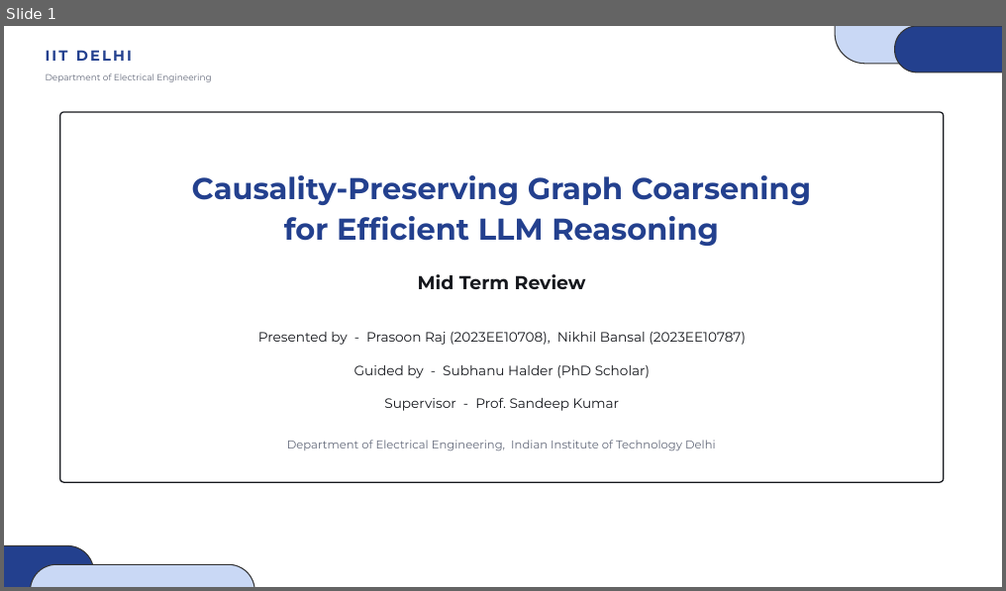
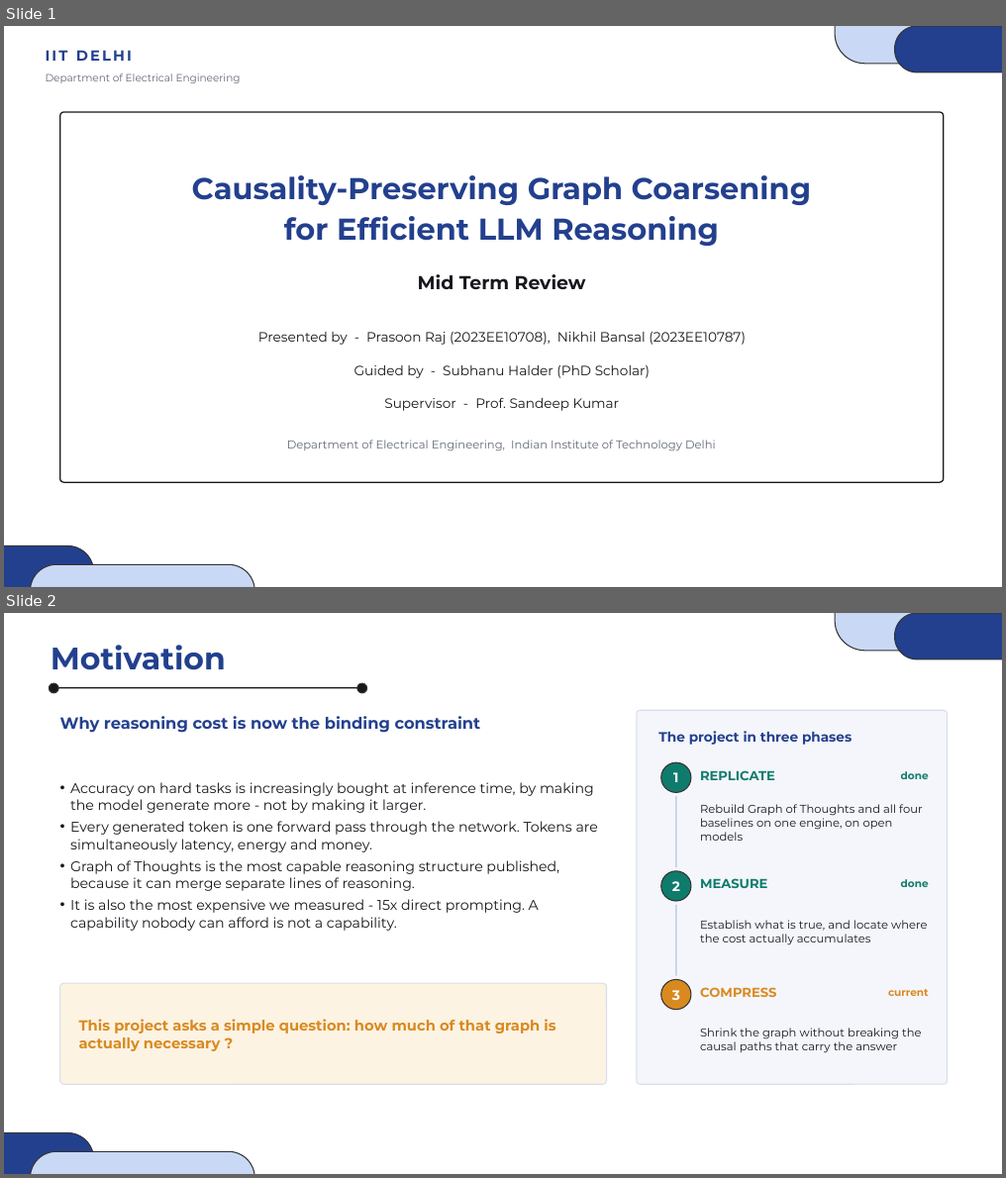
Before and after one commit to TREX4096/Graph_of_Thought, a slide deck: docs/Graph_of_Thoughts_BTP.pptx. Shown one above the other, each under a label of ours: slide 1 before the commit, slides 1 and 2 after it. The pictures are 1006x591 and 1006x1178 pixels, drawn with LibreOffice and Linux fonts; fonts in the diff are those of the drawing. Boxes give left, top, right and bottom in pixels: in the first picture for what was removed or moved away, otherwise in the second. Text is boxed around its words. In the diff, an @@ line names an element or a change of style, - is before the commit and + after.

```diff
--- a/docs/Graph_of_Thoughts_BTP.pptx
+++ b/docs/Graph_of_Thoughts_BTP.pptx
@@ slide 2 added at [4, 613, 1002, 1174], background #FFFFFF @@
@@ rounded rectangle added at [835, 613, 1002, 651], fill #C9D8F5, outline #333333 1 pt @@
@@ rounded rectangle added at [895, 613, 1002, 660], fill #23408E, outline #333333 1 pt @@
@@ text added at [51, 645, 226, 670], 30 pt, text #23408E, bold @@
+Motivation
@@ ellipse added at [49, 683, 58, 693], fill #16181D, outline #333333 1 pt @@
@@ line added from (54, 688) to (361, 688), #16181D 1.6 pt @@
@@ ellipse added at [357, 683, 367, 693], fill #16181D, outline #333333 1 pt @@
@@ text added at [60, 716, 481, 733], 15.5 pt, text #23408E, bold @@
+Why reasoning cost is now the binding constraint
@@ rounded rectangle added at [637, 710, 947, 1084], fill #F4F6FB, outline #D8DEEC 1 pt @@
@@ text added at [658, 731, 851, 745], 13 pt, text #23408E, bold @@
+The project in three phases
@@ text added at [70, 782, 598, 931], 13.5 pt, text #16181D @@
+• Accuracy on hard tasks is increasingly bought at inference time, by making the model generate more - not by making it larger.
+• Every generated token is one forward pass through the network. Tokens are simultaneously latency, energy and money.
+• Graph of Thoughts is the most capable reasoning structure published, because it can merge separate lines of reasoning.
+• It is also the most expensive we measured - 15x direct prompting. A capability nobody can afford is not a capability.
@@ ellipse added at [661, 762, 691, 792], fill #0F7B6C, outline #333333 1 pt @@
@@ text added at [673, 772, 678, 782], 13 pt, text #FFFFFF, bold @@
+1
@@ text added at [700, 770, 775, 780], 12.5 pt, text #0F7B6C, bold @@
+REPLICATE
@@ text added at [901, 771, 929, 779], 10 pt, text #0F7B6C, bold @@
+done
@@ line added from (676, 796) to (676, 867), #C6CEE2 1.4 pt @@
@@ text added at [700, 804, 923, 841], 11 pt, text #16181D @@
+Rebuild Graph of Thoughts and all four baselines on one engine, on open models
@@ ellipse added at [661, 871, 691, 901], fill #0F7B6C, outline #333333 1 pt @@
@@ text added at [700, 878, 767, 888], 12.5 pt, text #0F7B6C, bold @@
+MEASURE
@@ text added at [901, 879, 929, 887], 10 pt, text #0F7B6C, bold @@
+done
@@ text added at [672, 881, 680, 891], 13 pt, text #FFFFFF, bold @@
+2
@@ line added from (676, 905) to (676, 976), #C6CEE2 1.4 pt @@
@@ text added at [700, 920, 927, 946], 11 pt, text #16181D @@
+Establish what is true, and locate where the cost actually accumulates
@@ rounded rectangle added at [60, 983, 607, 1084], fill #FDF3E3, outline #D8DEEC 1 pt @@
@@ ellipse added at [661, 980, 691, 1010], fill #D98A1F, outline #333333 1 pt @@
@@ text added at [672, 990, 680, 1000], 13 pt, text #FFFFFF, bold @@
+3
@@ text added at [700, 987, 777, 997], 12.5 pt, text #D98A1F, bold @@
+COMPRESS
@@ text added at [888, 989, 929, 996], 10 pt, text #D98A1F, bold @@
+current
@@ text added at [79, 1019, 555, 1052], 14 pt, text #D98A1F, bold @@
+This project asks a simple question: how much of that graph is actually necessary ?
@@ text added at [700, 1028, 922, 1054], 11 pt, text #16181D @@
+Shrink the graph without breaking the causal paths that carry the answer
@@ rounded rectangle added at [4, 1134, 94, 1174], fill #23408E, outline #333333 1 pt @@
@@ rounded rectangle added at [30, 1152, 254, 1174], fill #C9D8F5, outline #333333 1 pt @@
@@ slide 1 changed as well @@
@@ text "Department of Electrical Engineering" at [46, 74, 241, 83]: size 8.5 to 10 pt @@
```
Also in this commit, not shown: 15 other slides changed, 1 other slide added, 1 other file.
